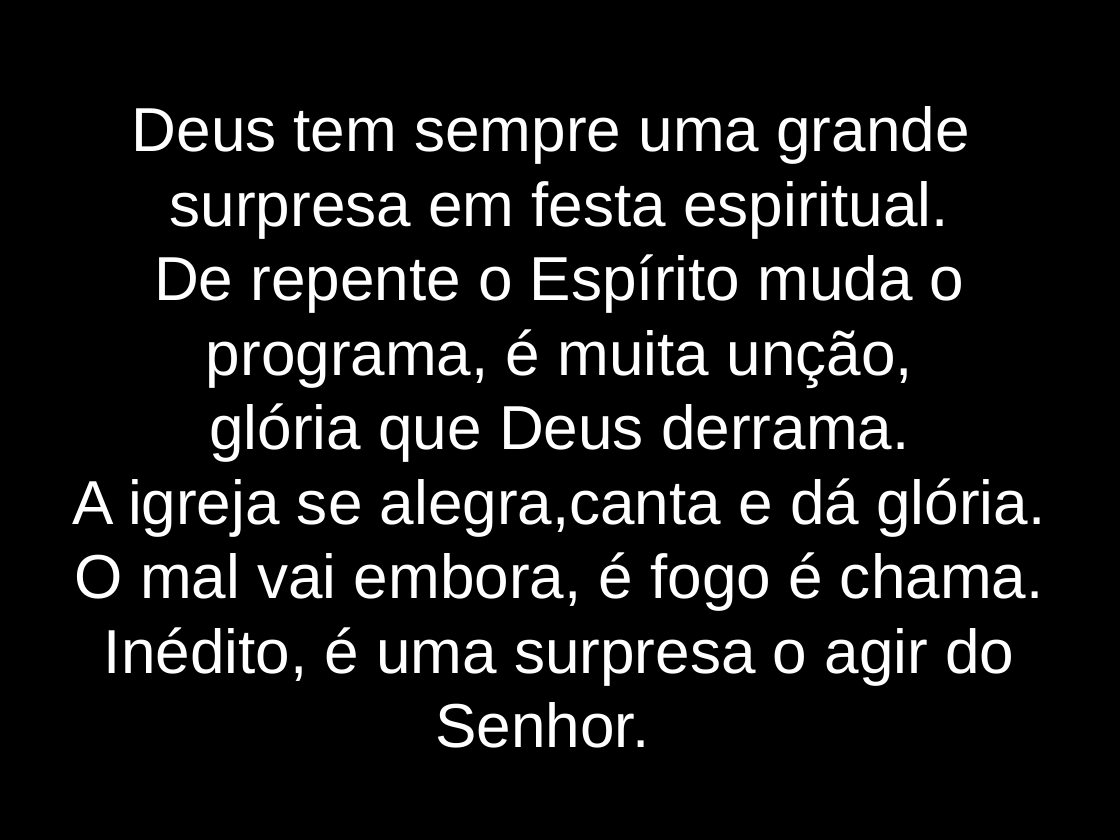
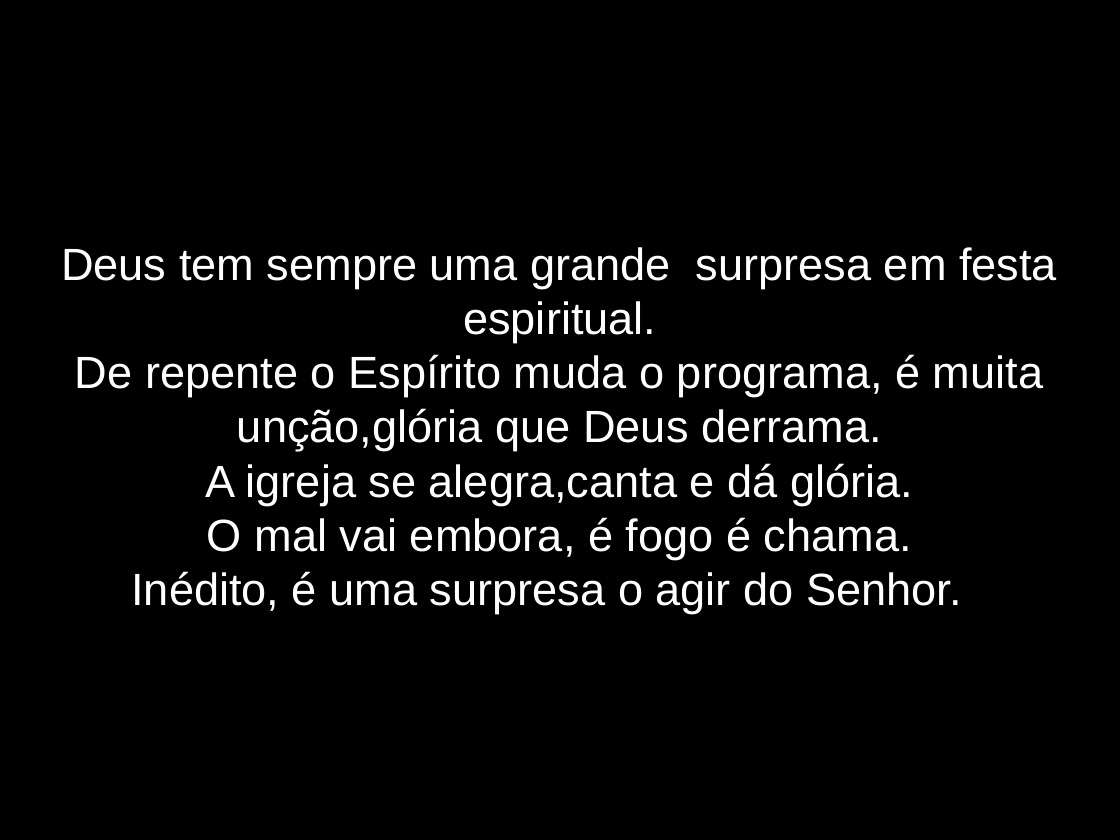
Before and after one commit to lazaroness/ChurchFiles, a slide deck: slide 4 of Elshaday/LetrasApresentacao/EInedito.odp. Drawn at 1120x840 pixels with LibreOffice and Linux fonts; fonts in the diff are those of the drawing. Boxes give left, top, right and bottom in pixels: in the first picture for what was removed or moved away, otherwise in the second. Text is boxed around its words. In the diff, an @@ line names an element or a change of style, - is before the commit and + after.

```diff
--- a/Elshaday/LetrasApresentacao/EInedito.odp
+++ b/Elshaday/LetrasApresentacao/EInedito.odp
@@ subtitle at [61,247,1057,614]: size 44 to 32 pt in "Deus tem sempre uma grande surpresa em ...", "A igreja se alegra,canta e dá glória.", "O mal vai embora, é fogo é ...", "Inédito, é uma surpresa o agir do ..." @@
@@ subtitle at [75,354,1043,451]: text changed; size 44 to 32 pt @@
-De repente o Espírito muda o programa, é muita unção,
-glória que Deus derrama.
+De repente o Espírito muda o programa, é muita unção,glória que Deus derrama.
```
Also in this commit, not shown: 10 other slides changed, 1 slide added, 15 other files.
